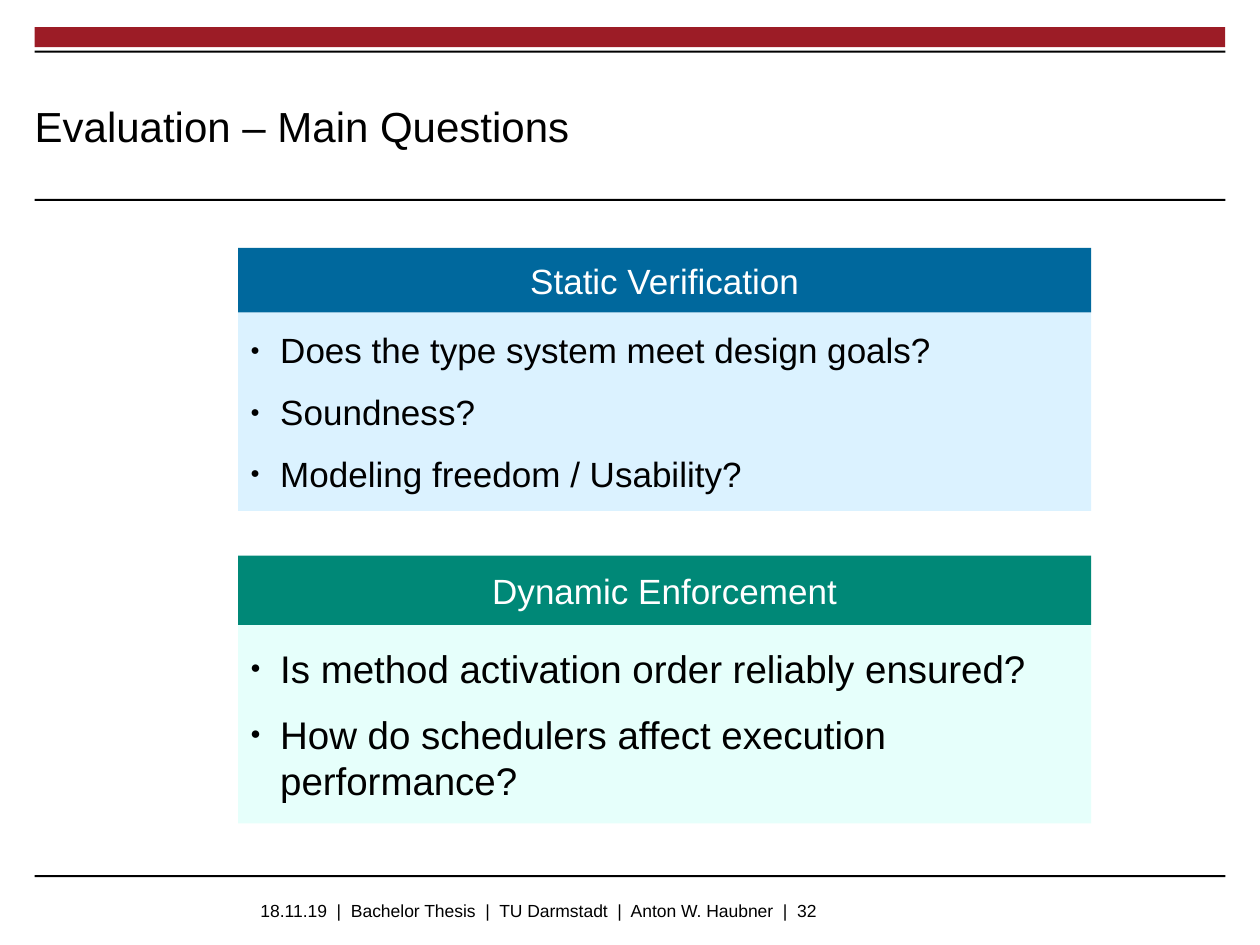
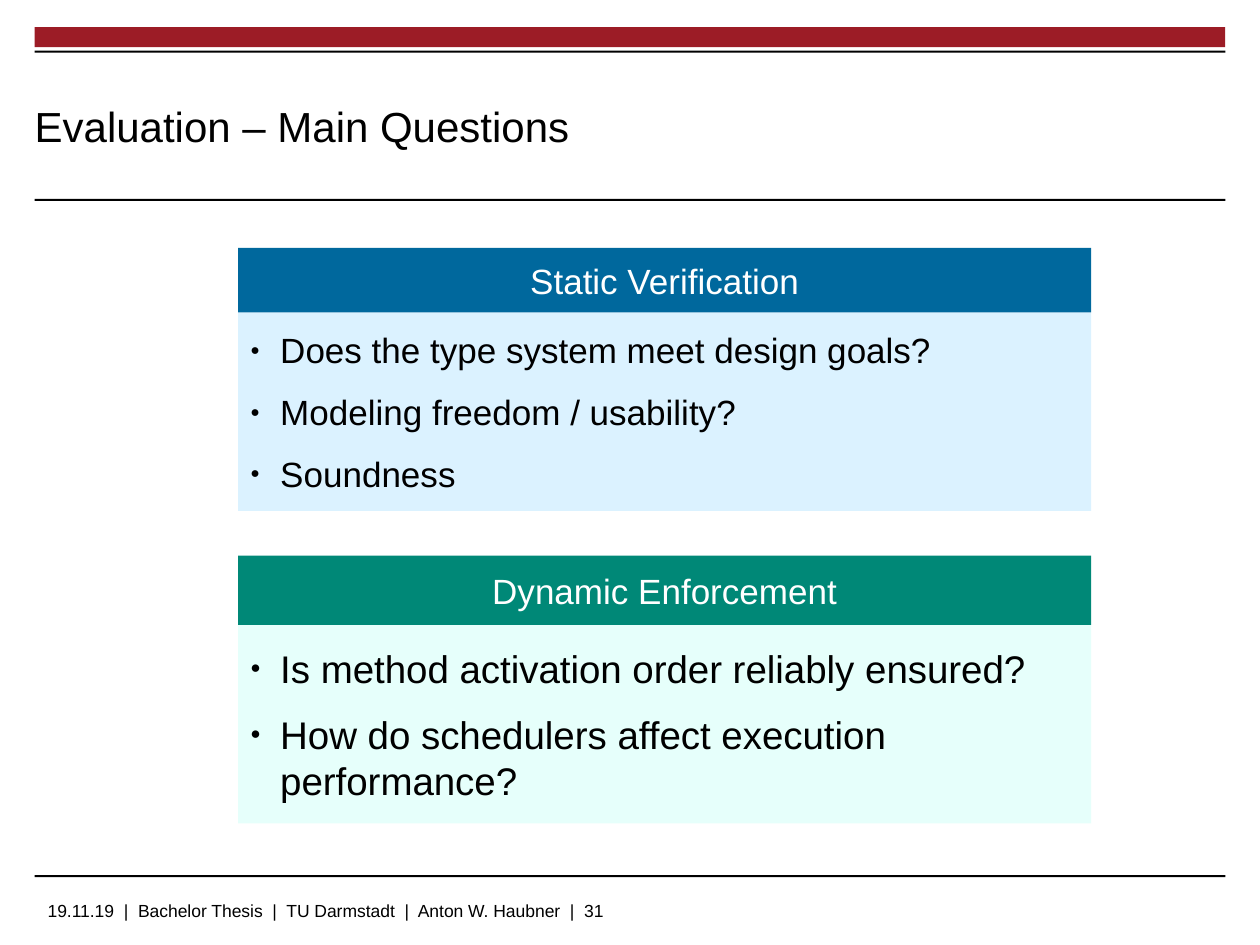
Before and after one commit to ahbnr/sessiontypeabs-final-presentation, a slide deck: slide 31 of sessiontypeabs-final-presentation.odp (slide 32 before the commit). Drawn at 1260x945 pixels with LibreOffice and Linux fonts; fonts in the diff are those of the drawing; background and template pictures are left out. Boxes give left, top, right and bottom in pixels: in the first picture for what was removed or moved away, otherwise in the second. Text is boxed around its words. In the diff, an @@ line names an element or a change of style, - is before the commit and + after.

```diff
--- a/sessiontypeabs-final-presentation.odp
+++ b/sessiontypeabs-final-presentation.odp
@@ text in rectangle at (280,399,736,488): text changed @@
-● Soundness?
-● Modeling freedom / Usability?
+● Modeling freedom / usability?
+● Soundness
@@ text at (48,904,603,917): text changed @@
-18.11.19 | Bachelor Thesis | TU Darmstadt | Anton W. Haubner | 32
+19.11.19 | Bachelor Thesis | TU Darmstadt | Anton W. Haubner | 31
```
Also in this commit, not shown: 8 other slides changed, 1 slide added, 2 slides removed, 6 other files.
